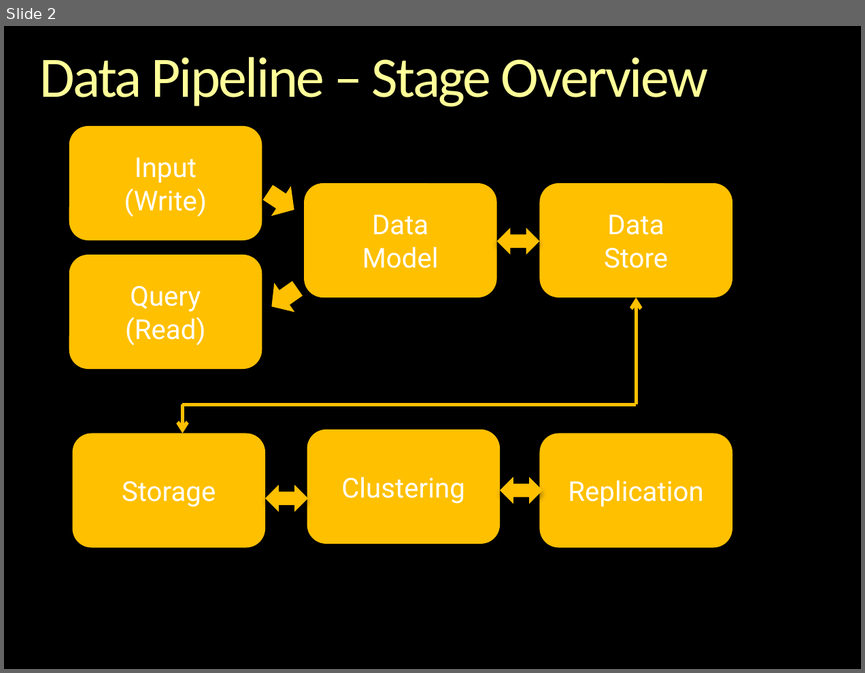
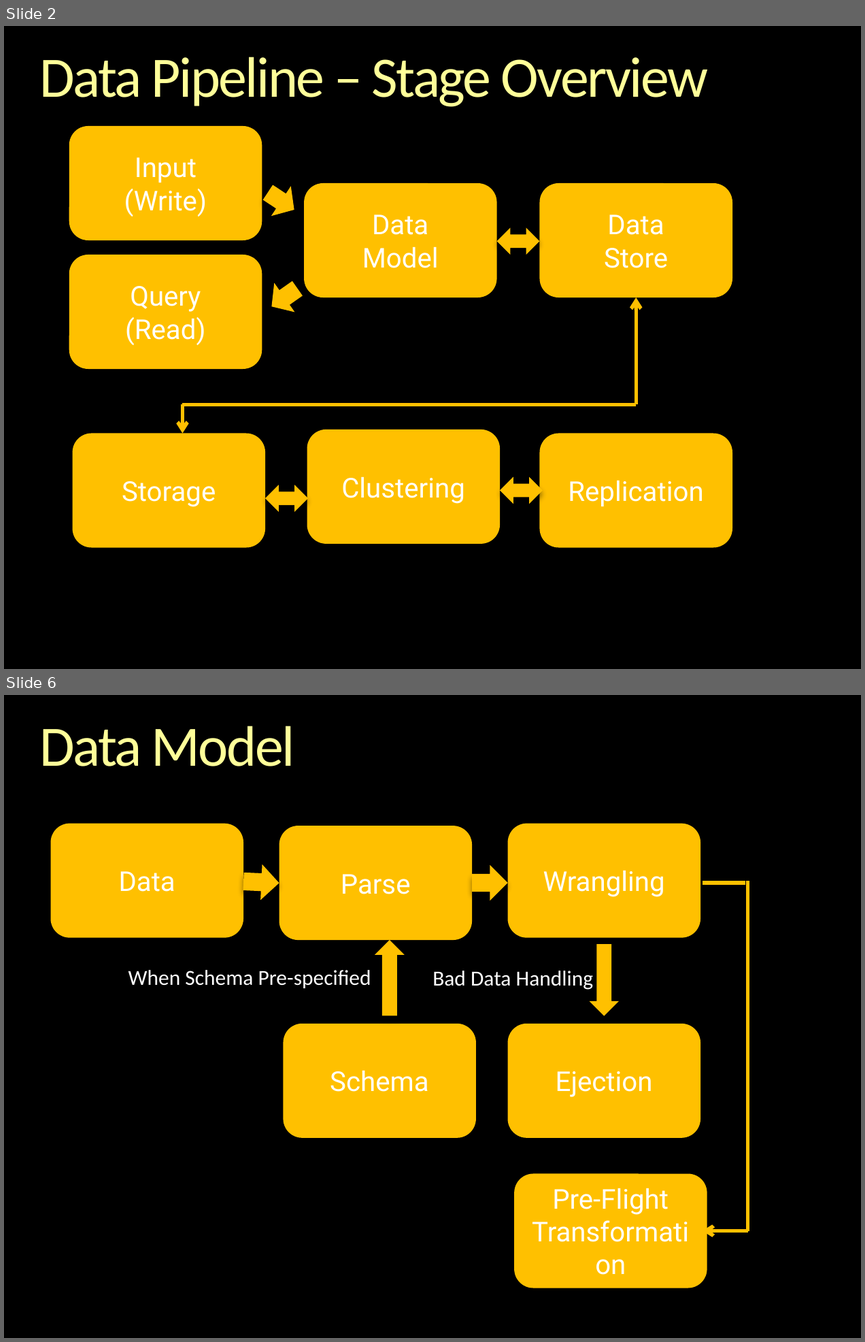
Before and after one commit to andrewferlitsch/epipog-nosql, a slide deck: specs/stages/Data Pipeline.pptx. Shown one above the other, each under a label of ours: slide 2 before the commit, slides 2 and 6 after it; the slides between them are not shown. The pictures are 865x673 and 865x1342 pixels, drawn with LibreOffice and Linux fonts; fonts in the diff are those of the drawing; background and template pictures are left out. Boxes give left, top, right and bottom in pixels: in the first picture for what was removed or moved away, otherwise in the second. Text is boxed around its words. In the diff, an @@ line names an element or a change of style, - is before the commit and + after.

```diff
--- a/specs/stages/Data Pipeline.pptx
+++ b/specs/stages/Data Pipeline.pptx
@@ slide 6 added at (4,695,861,1338), background picture (left out) @@
@@ title added at (39,726,295,766), 48 pt, text gradient #FFFFB9 to #FFFF99 to #F6AE1E @@
+Data Model
@@ rounded rectangle added at (50,824,243,938), fill #FFC000, 23 pt, text #FFFFFF @@
+Data
@@ rounded rectangle added at (279,826,472,939), fill #FFC000, 23 pt, text #FFFFFF @@
+Parse
@@ rounded rectangle added at (508,824,700,938), fill #FFC000, 23 pt, text #FFFFFF @@
+Wrangling
@@ left arrow added at (242,863,280,900), fill #FFC000 @@
@@ left arrow added at (472,864,508,900), fill #FFC000 @@
@@ line added from (745, 883) to (702, 883), #FFC000 3 pt @@
@@ line added from (748, 1231) to (748, 880), #FFC000 3 pt @@
@@ left arrow added at (375,940,405,1016), fill #FFC000 @@
@@ left arrow added at (589,944,619,1016), fill #FFC000 @@
@@ text added at (128,970,371,988), 18 pt, text #FFFFFF @@
+When Schema Pre-specified
@@ text added at (432,970,593,989), 18 pt, text #FFFFFF @@
+Bad Data Handling
@@ rounded rectangle added at (283,1023,476,1137), fill #FFC000, 23 pt, text #FFFFFF @@
+Schema
@@ rounded rectangle added at (508,1023,700,1137), fill #FFC000, 23 pt, text #FFFFFF @@
+Ejection
@@ rounded rectangle added at (514,1173,706,1287), fill #FFC000, 23 pt, text #FFFFFF @@
+Pre-Flight
+Transformation
@@ arrow added from (748, 1231) to (702, 1231), #FFC000 3 pt @@
```
Also in this commit, not shown: 5 slides changed, 6 other slides added, 2 other files.
